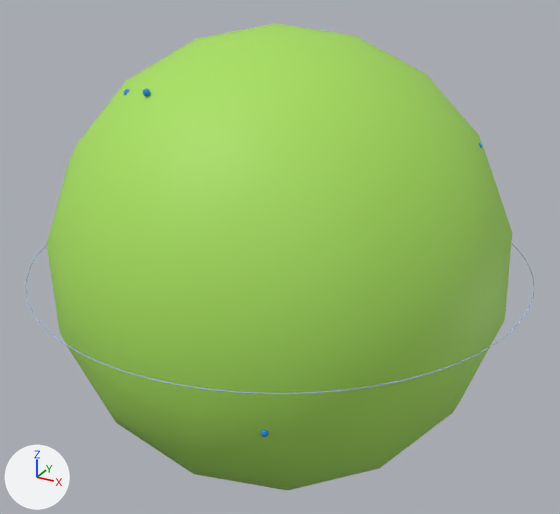
Before and after pictures for a commit that changed the glTF model glb/86.glb.
Camera for both pictures: a 50 mm camera at (1.269, -2.307, 1.153) aimed at (0.0, 0.0, -0.001). Every picture has the same lights, and +X, +Y and +Z are marked at lower left. The first picture is the older version. Where no turn or scale is listed for an object, it has been applied to the vertices.

In view in the first picture: 'Nivel_n6', 'Orbital_6s_0' and 2 more.
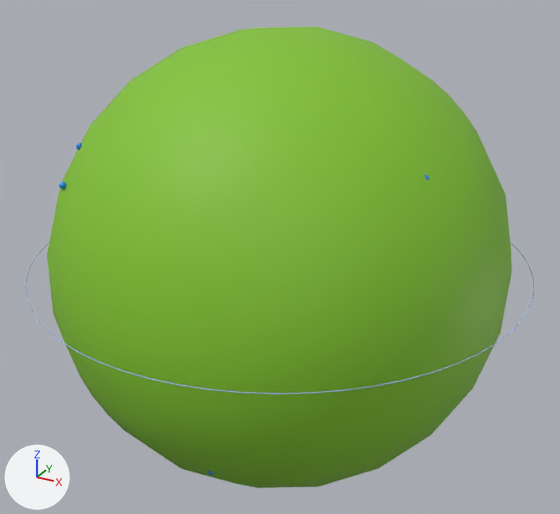
Where the change shows, as pixel boxes (x1, y1, x2, y2) in the pictures (560 x 514 px):
```json
{"object": "Orbital_6s_0", "change": "recoloured, turned", "before": [46, 23, 512, 491], "after": [47, 27, 512, 488]}
```

The change, as JSON lines over the scene's bpy script:
```json
{"op": "set", "path": "mat_tmp_orb_86_6s.base_color", "old": "(0.395, 0.755, 0.111)", "new": "(0.228, 0.555, 0.0264)", "note": "green #a9e15e -> green #83c42d"}
{"op": "set", "path": "ob_orbital_6s_0.rotation_euler", "old": "(0.697, 0.55, -0.0437)", "new": "(0.775, 0.594, 1.882)", "note": "degrees (40, 32, -2.5) -> degrees (44, 34, 108)"}
```
